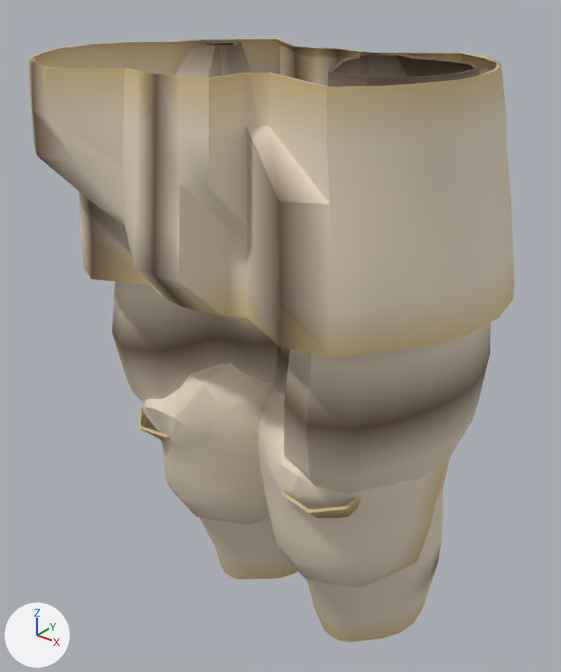
A saved change to the glTF model assets_src/armor/aydor_0/leather_b_legs.glb.
The view is the same before and after, from a 50 mm lens placed at (0.54, -0.698, 1.09), pointed at (-0.018, 0.0, 0.657). Lighting does not change. The marker at lower left points along +X, +Y and +Z. The first picture is the older version. Vertices at exactly the same position are counted once.

The older version as bpy lines, for what is in view:
```python
mat_leather = bpy.data.materials.new('leather')
mat_leather.use_nodes = True; mat_leather.node_tree.nodes.clear()
_N = mat_leather.node_tree.nodes; _L = mat_leather.node_tree.links
n0 = _N.new('ShaderNodeBsdfPrincipled'); n0.name = 'Principled BSDF'
n0.inputs[2].default_value = 0.66  # 'Roughness'
n1 = _N.new('ShaderNodeOutputMaterial'); n1.name = 'Material Output'
n2 = _N.new('ShaderNodeVertexColor'); n2.name = 'Color Attribute'
_L.new(n0.outputs[0], n1.inputs[0])  # 'BSDF' to 'Surface'
_L.new(n2.outputs[0], n0.inputs[0])  # 'Color' to 'Base Color'
me_leather_b_legs = bpy.data.meshes.new('leather_b_legs')
me_leather_b_legs.from_pydata(...)  # 1374 vertices, 2472 faces; spans x -0.271..0.267, y -0.236..0.203, z 0.232..1.002
me_leather_b_legs.materials.append(mat_leather)
ob_leather_b_legs = bpy.data.objects.new('leather_b_legs', me_leather_b_legs)
ob_leather_b_legs.location = (0.0, 0.0, 0.0)
```
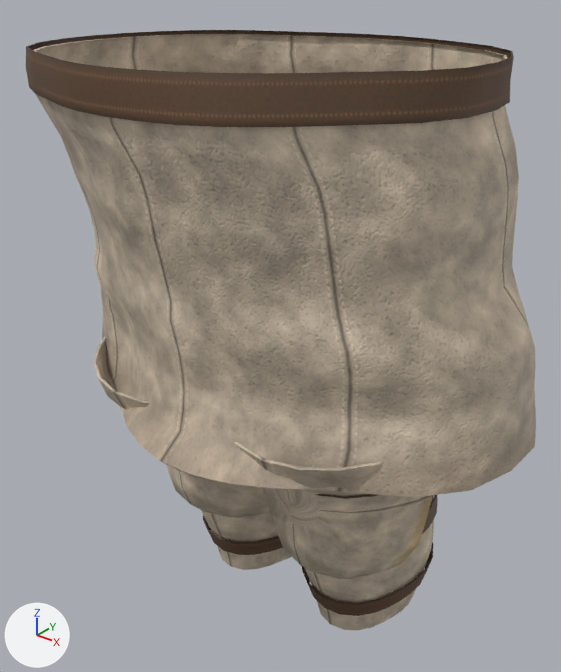
Changed parts and their boxes (x1, y1, x2, y2) in the pictures (561 x 672 px):
'leather_b_legs', surface changed, reshaped: before (29, 38, 515, 642); after (26, 30, 536, 630)
part 1 of me_leather_b_legs, rebuilt (45% taller): before (29, 38, 515, 357); after (33, 34, 536, 497)
part 2 of me_leather_b_legs, rebuilt: before (139, 408, 298, 579); after (94, 336, 292, 570)
part 3 of me_leather_b_legs, rebuilt: before (282, 488, 443, 642); after (235, 442, 434, 630)
part 4 of me_leather_b_legs, rebuilt: before (258, 384, 448, 588); after (262, 487, 433, 579)
part 5 of me_leather_b_legs, rebuilt: before (143, 363, 275, 525); after (167, 465, 270, 518)
part 6 of me_leather_b_legs, added (brown): after (26, 30, 514, 127)
part 7 of me_leather_b_legs, added (mostly hidden): after (316, 494, 377, 499)
part 8 of me_leather_b_legs, added (mostly hidden): after (422, 495, 438, 534)
part 9 of me_leather_b_legs, added (brown): after (302, 542, 433, 616)
part 10 of me_leather_b_legs, added (brown): after (203, 515, 283, 555)
part 11 of me_leather_b_legs, deleted (brown): before (112, 40, 491, 503)

Patch to the scene script:
```diff
--- a/assets_src/armor/aydor_0/leather_b_legs.glb.py
+++ b/assets_src/armor/aydor_0/leather_b_legs.glb.py
@@ mat_leather @@
 mat_leather = bpy.data.materials.new('leather')
-# nodes: BsdfPrincipled, OutputMaterial, VertexColor
+# nodes: BsdfPrincipled, Mix, NormalMap, OutputMaterial, SeparateColor, TexImage x3, VertexColor
+# uses the picture img_leather_c_png
+# uses the picture img_leather_n_png
+# uses the picture img_leather_orm_png
@@ mat_strap @@
+mat_strap = bpy.data.materials.new('strap')
+# uses the picture img_strap_c_png
+# uses the picture img_strap_n_png
+# uses the picture img_strap_orm_png
@@ me_leather_b_legs @@
-me_leather_b_legs.from_pydata(...)  # 1374 vertices, 2472 faces; spans x -0.271..0.267, y -0.236..0.203, z 0.232..1.002
+me_leather_b_legs.from_pydata(...)  # 2602 vertices, 4648 faces; spans x -0.31..0.305, y -0.25..0.23, z 0.254..1.007
+# me_leather_b_legs part 1: the loose piece of 256 vertices spanning x -0.271..0.267, y -0.236..0.203, z 0.765..0.997 is rebuilt with 672 vertices and now spans x -0.31..0.305, y -0.246..0.23, z 0.594..1.002
+# me_leather_b_legs part 2: the loose piece of 220 vertices spanning x -0.196..0.025, y -0.145..0.154, z 0.232..0.565 is rebuilt with 384 vertices and now spans x -0.264..0.035, y -0.196..0.168, z 0.254..0.646
+# me_leather_b_legs part 3: the loose piece of 220 vertices spanning x -0.026..0.197, y -0.145..0.154, z 0.232..0.565 is rebuilt with 384 vertices and now spans x -0.032..0.259, y -0.193..0.167, z 0.254..0.646
+# me_leather_b_legs part 4: the loose piece of 97 vertices spanning x -0.037..0.213, y -0.138..0.04, z 0.343..0.634 is rebuilt with 141 vertices and now spans x -0.054..0.21, y -0.135..0.032, z 0.355..0.621
+# me_leather_b_legs part 5: the loose piece of 97 vertices spanning x -0.213..0.036, y -0.147..0.04, z 0.342..0.64 is rebuilt with 141 vertices and now spans x -0.21..0.053, y -0.136..0.032, z 0.356..0.62
+# me_leather_b_legs part 6: a new loose piece of 160 vertices spanning x -0.265..0.239, y -0.25..0.169, z 0.965..1.007, in mat_strap
+# me_leather_b_legs part 7: a new loose piece of 120 vertices spanning x -0.036..0.221, y -0.128..0.158, z 0.522..0.567, in mat_strap
+# me_leather_b_legs part 8: a new loose piece of 120 vertices spanning x -0.01..0.184, y -0.08..0.155, z 0.408..0.451, in mat_strap
+# me_leather_b_legs part 9: a new loose piece of 120 vertices spanning x -0.004..0.181, y -0.053..0.158, z 0.295..0.337, in mat_strap
+# me_leather_b_legs part 10: a new loose piece of 120 vertices spanning x -0.182..0.004, y -0.053..0.158, z 0.295..0.337, in mat_strap
+# me_leather_b_legs part 11: 484 vertices removed from x -0.237..0.237, y -0.157..0.17, z 0.462..1.002
+# other edits to the shape of me_leather_b_legs do not show in these pictures
 me_leather_b_legs.materials.append(mat_leather)
+me_leather_b_legs.materials.append(mat_strap)
```
